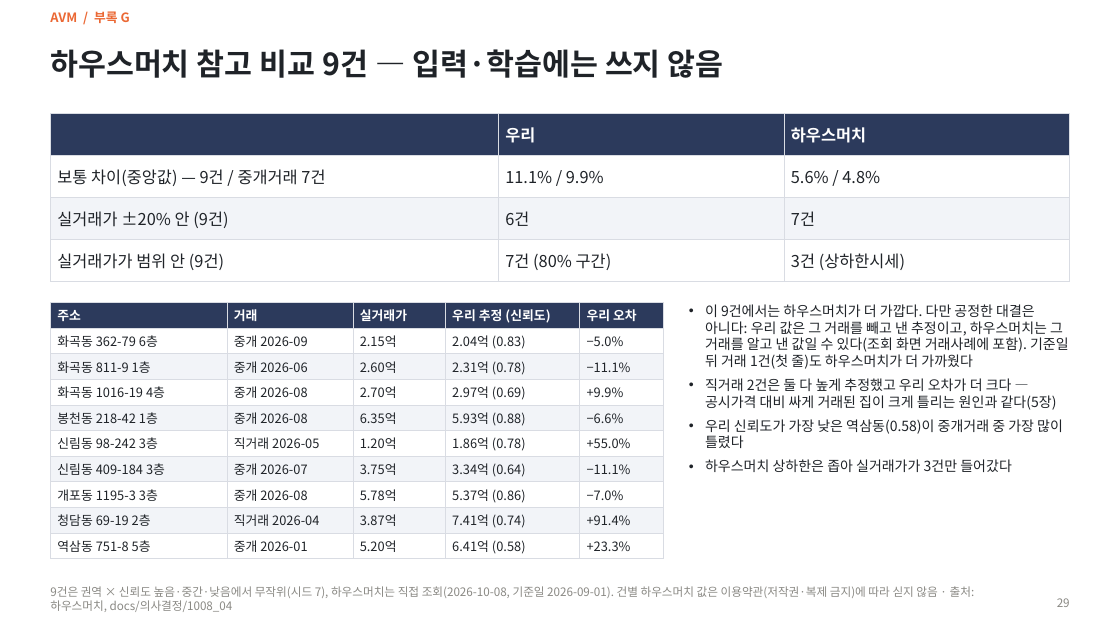
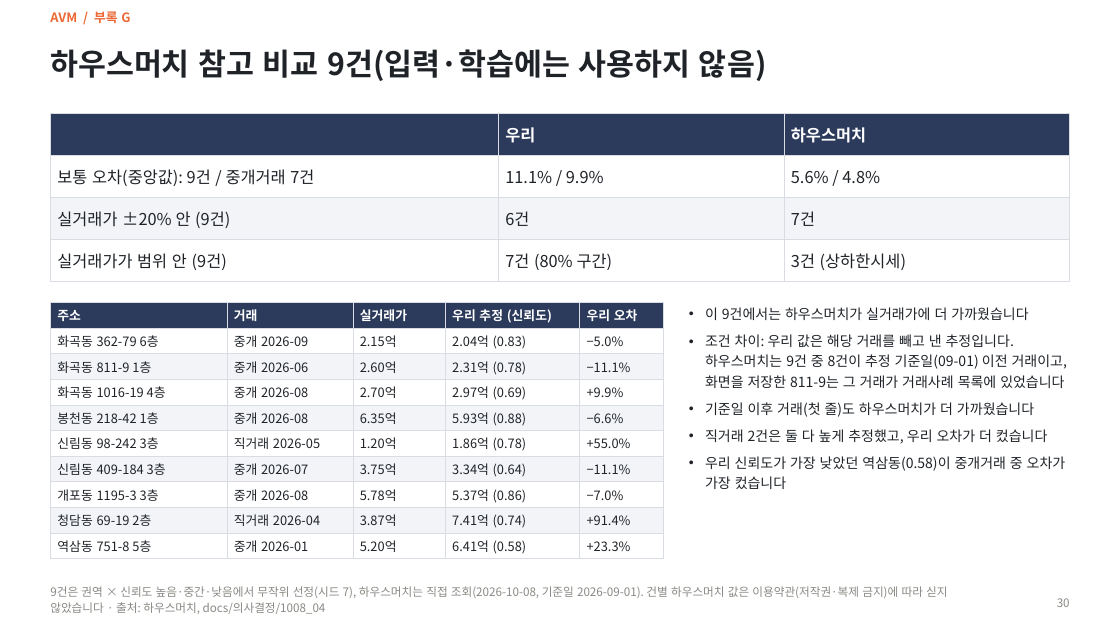
Before and after one commit to KimInSeok-DA/DA_Seoul_Villa_AVM, a slide deck: slide 30 of presentation/AVM_발표.pptx (slide 29 before the commit). Drawn at 1120x630 pixels with LibreOffice and Linux fonts; fonts in the diff are those of the drawing. Boxes give left, top, right and bottom in pixels: in the first picture for what was removed or moved away, otherwise in the second. Text is boxed around its words. In the diff, an @@ line names an element or a change of style, - is before the commit and + after.

Commit message:
PPT: 제출용 어투·Pretendard·한글 줄바꿈, 피드백 반영, 잘 맞힌 사례·실행 화면, 요약본 9장, PDF

```diff
--- a/presentation/AVM_발표.pptx
+++ b/presentation/AVM_발표.pptx
@@ title at [50, 49, 767, 81]: text changed @@
-하우스머치 참고 비교 9건 — 입력·학습에는 쓰지 않음
+하우스머치 참고 비교 9건(입력·학습에는 사용하지 않음)
@@ table at [50, 113, 1070, 274] @@
-row 2, column 1: 보통 차이(중앙값) — 9건 / 중개거래 7건
+row 2, column 1: 보통 오차(중앙값): 9건 / 중개거래 7건
@@ text at [705, 307, 1067, 489]: text changed @@
-• 이 9건에서는 하우스머치가 더 가깝다. 다만 공정한 대결은 아니다: 우리 값은 그 거래를 빼고 낸 추정이고, 하우스머치는 그 거래를 알고 낸 값일 수 있다(조회 화면 거래사례에 포함). 기준일 뒤 거래 1건(첫 줄)도 하우스머치가 더 가까웠다
-• 직거래 2건은 둘 다 높게 추정했고 우리 오차가 더 크다 — 공시가격 대비 싸게 거래된 집이 크게 틀리는 원인과 같다(5장)
-• 우리 신뢰도가 가장 낮은 역삼동(0.58)이 중개거래 중 가장 많이 틀렸다
-• 하우스머치 상하한은 좁아 실거래가가 3건만 들어갔다
+• 이 9건에서는 하우스머치가 실거래가에 더 가까웠습니다
+• 조건 차이: 우리 값은 해당 거래를 빼고 낸 추정입니다. 하우스머치는 9건 중 8건이 추정 기준일(09-01) 이전 거래이고, 화면을 저장한 811-9는 그 거래가 거래사례 목록에 있었습니다
+• 기준일 이후 거래(첫 줄)도 하우스머치가 더 가까웠습니다
+• 직거래 2건은 둘 다 높게 추정했고, 우리 오차가 더 컸습니다
+• 우리 신뢰도가 가장 낮았던 역삼동(0.58)이 중개거래 중 오차가 가장 컸습니다
@@ text at [50, 586, 947, 614]: text changed @@
-9건은 권역 × 신뢰도 높음·중간·낮음에서 무작위(시드 7), 하우스머치는 직접 조회(2026-10-08, 기준일 2026-09-01). 건별 하우스머치 값은 이용약관(저작권·복제 금지)에 따라 싣지 않음 · 출처: 하우스머치, docs/의사결정/1008_04
+9건은 권역 × 신뢰도 높음·중간·낮음에서 무작위 선정(시드 7), 하우스머치는 직접 조회(2026-10-08, 기준일 2026-09-01). 건별 하우스머치 값은 이용약관(저작권·복제 금지)에 따라 싣지 않았습니다 · 출처: 하우스머치, docs/의사결정/1008_04
@@ page number at [1057, 598, 1070, 607]: text changed @@
-29
+30
```
Also in this commit, not shown: 28 other slides changed, 1 slide added, 14 other files.
